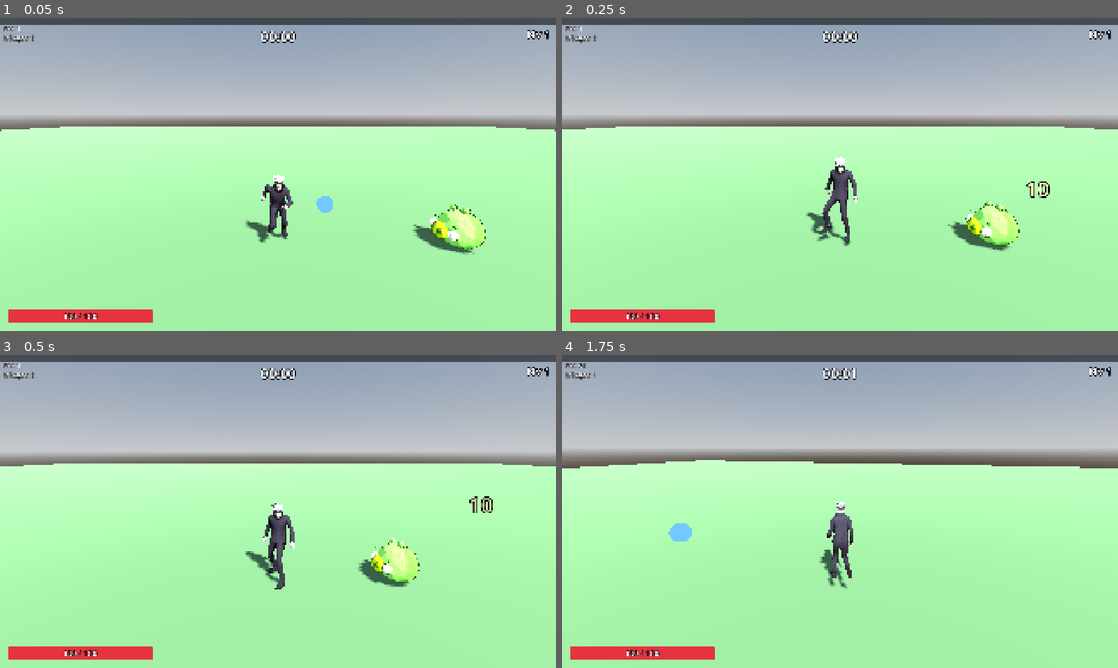
Above: before the commit, frames 1-4 (two rows, left to right).
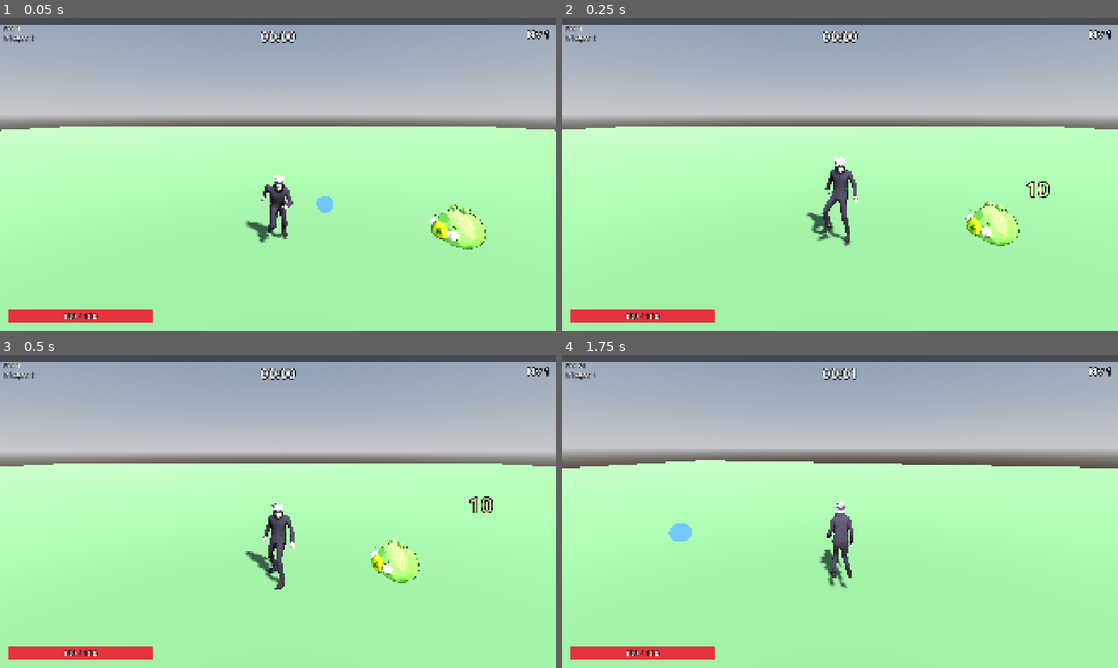
Above: after the commit, the same moments.

Repository: SamueLVitor1/larpbonk
Game: Godot game, scene res://levels/test_arena/test_arena.tscn
Two runs of this game, one before a commit and one after it. Both use one fixed random seed, a clock stepped at 60 frames per second and the inputs below. This scene is started directly instead of the project's main scene.
Inputs (mouse positions are in pixels of both pictures, inside the frame that each line leads up to):
- Up to frame 1 (0.05 s): no input
- Up to frame 2 (0.25 s): no input
- Up to frame 3 (0.5 s): no input
- Up to frame 4 (1.75 s): tap Enter at 0.5 s; move the mouse to (867, 511) at 0.52 s; hold R (lock_on) 0.53-1.28 s; hold W (move_forward) from 0.53 s (still down); tap Space (jump) at 0.77, 1.52 s; move the mouse to (812, 511) at 1.27 s; tap K at 1.35 s

The runs differ from the first frame. In frame 1, 0.3% of the frame differs, in the area x 74-86%, y 62-76%; in frame 2, 0.3%, in the area x 69-81%, y 59-75%; in frame 3, 0.3%; in frame 4, nothing differs.

Commit message:
perf: inimigos de horda sem sombra (Porco Rei mantém)
Cada sombra redesenhava o inimigo em todas as cascatas do sol; com 500
porcos o frame ia a 65 ms só de desenho. Sem sombra: ~22 ms.

Co-Authored-By: Claude Opus 5.5 <noreply@anthropic.com>

Diff:
--- a/entities/enemies/base_enemy/base_enemy.gd
+++ b/entities/enemies/base_enemy/base_enemy.gd
@@ -16,6 +16,11 @@
 @export var body_radius: float = 0.5
 ## Velocidade máxima (m/s) do empurrão para longe dos vizinhos (HordeSeparation).
 @export var separation_speed: float = 2.5
+## Sombra do sol. Desligada nos inimigos de horda: cada sombra redesenha o
+## inimigo em todas as camadas (cascatas) do sol; com centenas na tela, isso
+## pesava mais que todo o resto (65 ms/frame com o jogo pausado, só desenho).
+## Ligada em quem é único, como chefes.
+@export var cast_shadows: bool = false
 
 ## Um material só, compartilhado por todos os inimigos: piscar é só ligar/desligar
 ## o overlay em cada malha, sem criar nada novo a cada acerto.
@@ -39,6 +44,7 @@
 	# Busca as malhas uma vez só (o modelo do .glb pode ter várias).
 	for node in $Model.find_children("*", "MeshInstance3D", true, false):
 		_meshes.append(node)
+		node.cast_shadow = GeometryInstance3D.SHADOW_CASTING_SETTING_ON if cast_shadows else GeometryInstance3D.SHADOW_CASTING_SETTING_OFF
 	# Vindo de um pool, só entra no grupo ao sair da reserva (on_pool_acquire);
 	# senão os guardados contariam no limite do spawner e na tecla K.
 	if not has_meta(&"object_pool"):
--- a/entities/enemies/king_pig/king_pig.tscn
+++ b/entities/enemies/king_pig/king_pig.tscn
@@ -14,6 +14,7 @@
 stats = ExtResource("2_stats")
 aim_height = 1.75
 body_radius = 1.4
+cast_shadows = true
 
 [node name="KingPigModel" parent="Model" instance=ExtResource("3_model")]
 transform = Transform3D(2.3, 0, 0, 0, 2.3, 0, 0, 0, 2.3, 0, 0, 0)
